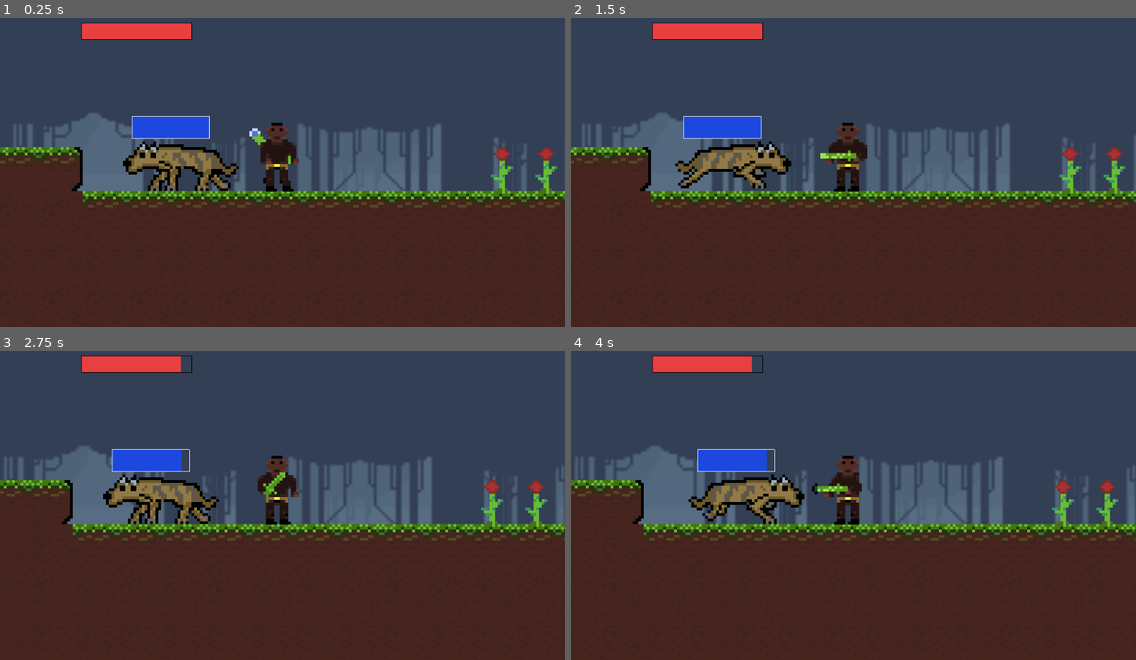
Above: before the commit, frames 1-4 (two rows, left to right).
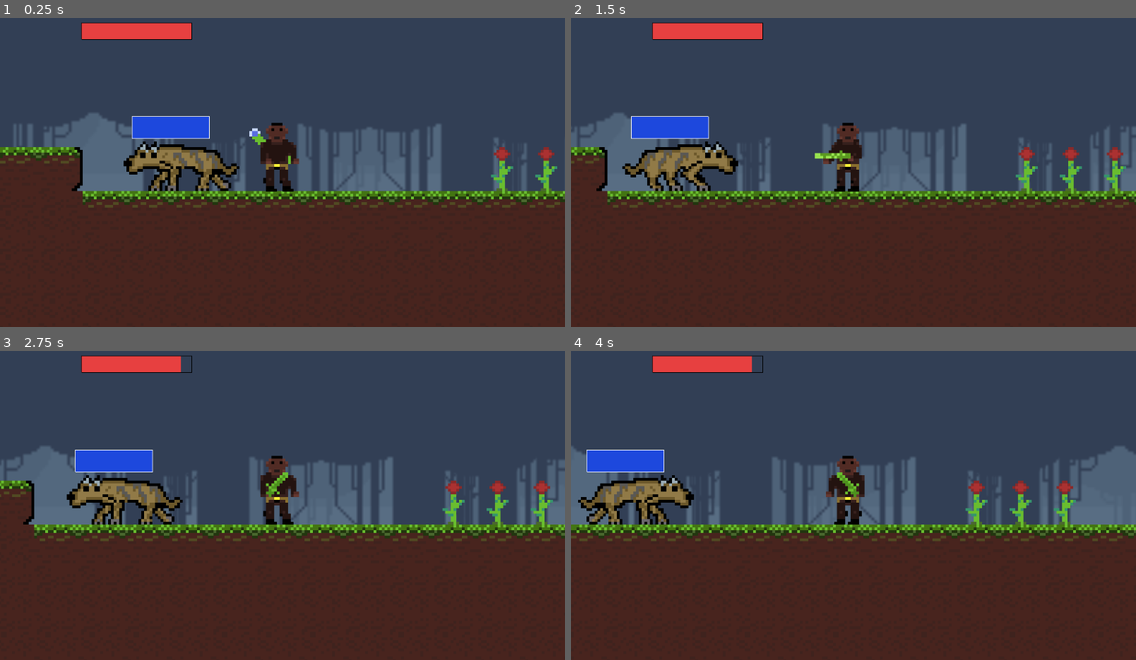
Above: after the commit, the same moments.

Repository: amandamartinsco/cronicas-de-terragaia
Game: Godot game, scene res://scenes/enemy.tscn
The game is run twice, just before and just after one commit, with the same random seed, the same clock (stepped at 60 frames per second) and the same inputs.
Inputs:
- Up to frame 1 (0.25 s): no input
- Up to frame 2 (1.5 s): hold Right (ui_right) 0.53-1.28 s; tap Space (ui_attack) at 0.6, 1.35 s; hold Left (ui_left) from 1.28 s (still down)
- Up to frame 3 (2.75 s): release Left (ui_left) at 2.03 s; hold Right (ui_right) from 2.03 s (still down); tap Space (ui_attack) at 2.1 s
- Up to frame 4 (4 s): tap Space (ui_attack) at 2.85, 3.6 s; release Right (ui_right) at 3.53 s; hold Left (ui_left) from 3.53 s (still down)

The runs differ from the first frame. In frame 1, 0.3% of the frame differs, in the area x 21-43%, y 39-57%; in frame 2, 11%; in frame 3, 13%; in frame 4, 17%, in the area x 0-100%, y 30-62%.

Commit message:
colisões atualizadas

Diff:
--- a/src/scenes/enemy_real.tscn
+++ b/src/scenes/enemy_real.tscn
@@ -124,4 +124,4 @@
 [connection signal="screen_exited" from="VisibilityNotifier2D" to="." method="_on_VisibilityNotifier2D_screen_exited"]
 [connection signal="damage" from="weak_spot" to="." method="_on_weak_spot_damage"]
 [connection signal="area_entered" from="attack" to="." method="_on_attack_area_entered"]
-[connection signal="area_shape_entered" from="attack" to="." method="_on_attack_area_shape_entered"]
+[connection signal="area_exited" from="attack" to="." method="_on_attack_area_exited"]
--- a/src/scenes/player.tscn
+++ b/src/scenes/player.tscn
@@ -1,14 +1,13 @@
-[gd_scene load_steps=14 format=2]
+[gd_scene load_steps=13 format=2]
 
 [ext_resource path="res://assets/sprites/Personagem_pronto-Sheet.png" type="Texture" id=1]
 [ext_resource path="res://scripts/player.gd" type="Script" id=2]
 [ext_resource path="res://scripts/weak_spot.gd" type="Script" id=3]
 
-[sub_resource type="CircleShape2D" id=12]
-
 [sub_resource type="Animation" id=3]
 resource_name = "attack"
-length = 0.7
+length = 0.35
+step = 0.05
 tracks/0/type = "value"
 tracks/0/path = NodePath("HumanBase2:frame")
 tracks/0/interp = 1
@@ -16,7 +15,7 @@
 tracks/0/imported = false
 tracks/0/enabled = true
 tracks/0/keys = {
-"times": PoolRealArray( 0, 0.1, 0.2, 0.3, 0.4, 0.5, 0.6 ),
+"times": PoolRealArray( 0, 0.05, 0.1, 0.15, 0.2, 0.25, 0.3 ),
 "transitions": PoolRealArray( 1, 1, 1, 1, 1, 1, 1 ),
 "update": 1,
 "values": [ 24, 25, 26, 27, 28, 29, 30 ]
@@ -87,6 +86,7 @@
 }
 
 [node name="player" type="KinematicBody2D"]
+collision_mask = 2
 script = ExtResource( 2 )
 
 [node name="HumanBase2" type="Sprite" parent="."]
@@ -94,7 +94,7 @@
 texture = ExtResource( 1 )
 vframes = 9
 hframes = 8
-frame = 8
+frame = 48
 
 [node name="damage_area" type="Area2D" parent="."]
 position = Vector2( 136.656, 104.424 )
@@ -104,8 +104,9 @@
 "_edit_group_": true
 }
 
-[node name="CollisionShape2D" type="CollisionShape2D" parent="damage_area"]
-shape = SubResource( 12 )
+[node name="CollisionPolygon2D3" type="CollisionPolygon2D" parent="damage_area"]
+position = Vector2( 0, -0.0626678 )
+polygon = PoolVector2Array( 8.27789, -0.0501328, 7.84778, -13.1562, -5.92134, -13.1562, -6.11082, -0.742638, -5.77383, 11.7395, 8.13625, 11.7732 )
 
 [node name="Camera2D" type="Camera2D" parent="."]
 position = Vector2( 138.895, 105.457 )
@@ -125,19 +126,20 @@
 
 [node name="CollisionPolygon2D2" type="CollisionPolygon2D" parent="."]
 position = Vector2( 136.656, 104.361 )
-polygon = PoolVector2Array( 8.41565, -0.213943, 7.84778, -13.1562, -5.92134, -13.1562, -6.43979, -0.852364, -5.77383, 11.7395, 8.13625, 11.7732 )
+polygon = PoolVector2Array( 8.27789, -0.0501328, 7.84778, -13.1562, -5.92134, -13.1562, -6.11082, -0.742638, -5.77383, 11.7395, 8.13625, 11.7732 )
 
 [node name="attack" type="Area2D" parent="."]
-visible = false
 collision_mask = 2
 
 [node name="direita" type="CollisionPolygon2D" parent="attack"]
-polygon = PoolVector2Array( 145.974, 101.276, 149.965, 101.235, 149.965, 105.227, 145.938, 105.197 )
+visible = false
+polygon = PoolVector2Array( 145.974, 101.276, 150.513, 100.769, 150.594, 105.71, 145.938, 105.197 )
 disabled = true
 
 [node name="esquerda" type="CollisionPolygon2D" parent="attack"]
+visible = false
 scale = Vector2( 0.859445, 1.00246 )
-polygon = PoolVector2Array( 145.974, 101.276, 149.965, 101.235, 149.965, 105.227, 145.938, 105.197 )
+polygon = PoolVector2Array( 145.065, 100.684, 149.965, 101.235, 149.965, 105.227, 145.065, 105.531 )
 disabled = true
 [connection signal="damage" from="damage_area" to="." method="_on_damage_area_damage"]
 [connection signal="animation_finished" from="AnimationPlayer" to="." method="_on_AnimationPlayer_animation_finished"]
--- a/src/scripts/enemy.gd
+++ b/src/scripts/enemy.gd
@@ -21,6 +21,8 @@
 export var life = 100
 
 onready var init_life = life
+
+var can_take_damage = false
 
 # Called when the node enters the scene tree for the first time.
 func _ready() -> void:
@@ -86,13 +88,11 @@
 #	emit_signal("pode_dropar", $".".position)
 
 func _on_attack_area_entered(area: Area2D) -> void:
+	can_take_damage = false
 	if area.has_method("hit"):
 		area.hit(damage, self)
 
 func _on_weak_spot_damage(damage, node) -> void:
-	life -= damage
-	emit_signal("life_scale_enemy", (float(self.life) / float(self.init_life)))
-
-
-func _on_attack_area_shape_entered(area_id: int, area: Area2D, area_shape: int, self_shape: int) -> void:
-	pass
+		#print(node.get_parent().get_filename())
+		life -= damage
+		emit_signal("life_scale_enemy", (float(self.life) / float(self.init_life)))
--- a/src/scripts/player.gd
+++ b/src/scripts/player.gd
@@ -48,14 +48,28 @@
 			$AnimationPlayer.play("stand_side")
 
 	if Input.is_action_just_pressed("ui_attack") and is_attacking == false:
+		if olhar_direita:
+			$attack/esquerda.disabled = true
+			$attack/direita.disabled = false
+
+		if olhar_esquerda:
+			$attack/esquerda.disabled = false
+			$attack/esquerda.visible = true
+			$attack/direita.disabled = true
+
 		is_attacking = true
 		if is_attacking:
 			direction = 0
 		$AnimationPlayer.play("attack")
 		yield($AnimationPlayer, "animation_finished")
-		$attack/direita.disabled = false
-		$attack/esquerda.disabled = false
+		$attack/direita.disabled = true
+		$attack/esquerda.disabled = true
+		$attack/esquerda.visible = false
 		is_attacking = false
+
+#
+#	if $attack/direita.disabled == false:
+#		$attack/direita.visible = false
 
 
 	velocity.x = 50 * direction
@@ -69,15 +83,16 @@
 	is_attacking = false
 
 func _on_AnimationPlayer_animation_started(anim_name: String) -> void:
-	if olhar_direita:
-		$attack/esquerda.disabled = true
-		$attack/direita.disabled = false
-
-	if olhar_esquerda:
-		$attack/esquerda.disabled = false
-		$attack/direita.disabled = true
+#	if olhar_direita:
+#		$attack/esquerda.disabled = true
+#		$attack/direita.disabled = false
+#
+#	if olhar_esquerda:
+#		$attack/esquerda.disabled = false
+#		$attack/direita.disabled = true
+	pass
 
 func _on_attack_area_entered(area: Area2D) -> void:
 	if area.has_method("hit"):
 		area.hit(damage, self)
-	print(area.get_parent().get_filename())
+	#print(area.get_parent().get_filename())
